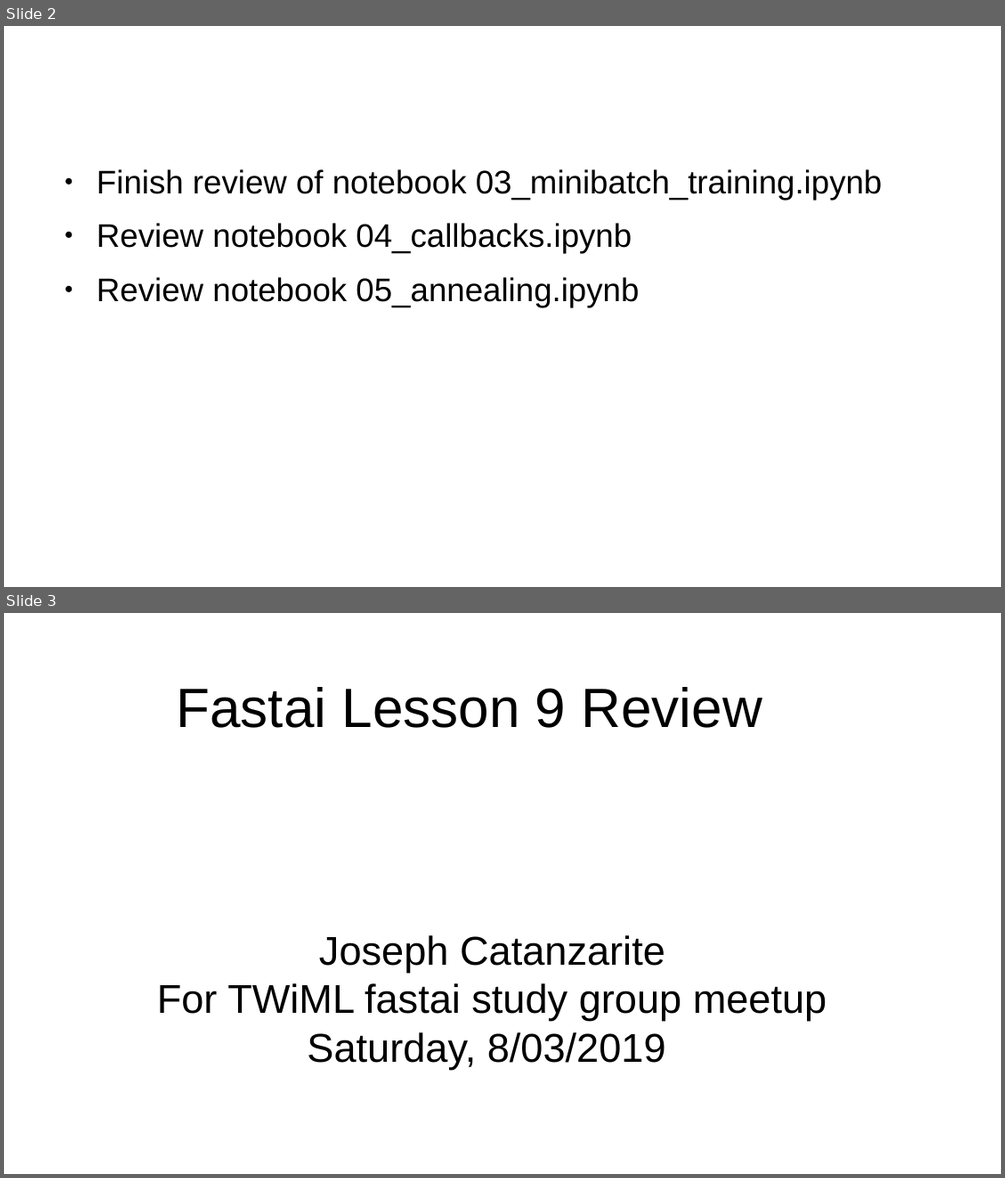
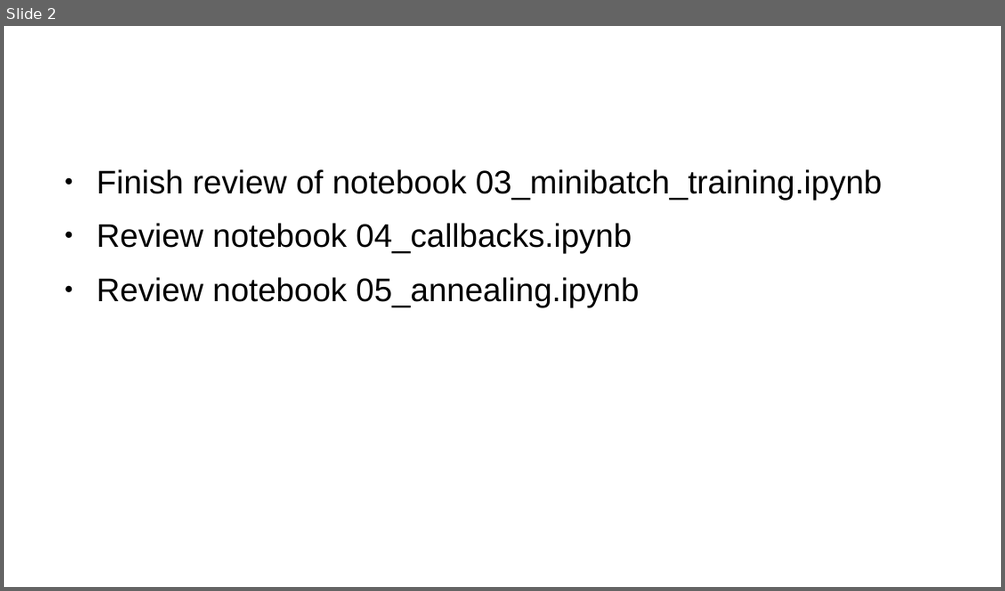
Before and after one commit to jcatanza/Fastai-Deep-Learning-From-the-Foundations-TWiML-Study-Group, a slide deck: fastai_course2_meetup/Foundations_Lesson_9c.pptx. Shown one above the other, each under a label of ours: slides 2 and 3 before the commit, slide 2 after it. The pictures are 1005x1178 and 1005x591 pixels, drawn with LibreOffice and Linux fonts; fonts in the diff are those of the drawing; background and template pictures are left out. Boxes give left, top, right and bottom in pixels: in the first picture for what was removed or moved away, otherwise in the second. Text is boxed around its words. In the diff, an @@ line names an element or a change of style, - is before the commit and + after.

Commit message:
Updated 03_minibatch_training_jcat.ipynb, 04_callbacks_jcat.ipynb; Slides from Saturday 8/10 are in fastai_course2_meetup/Foundations_Lesson_9c.pptx

```diff
--- a/fastai_course2_meetup/Foundations_Lesson_9c.pptx
+++ b/fastai_course2_meetup/Foundations_Lesson_9c.pptx
@@ slide 3 removed at (4,613,1001,1174), background picture (left out) @@
@@ text removed at (176,687,762,728) @@
-Fastai Lesson 9 Review
@@ text removed at (79,706,487,728) @@
-THIS IS YOUR PRESENTATION TITLE
@@ text removed at (157,935,827,1069) @@
-Joseph Catanzarite
-For TWiML fastai study group meetup
-Saturday, 8/03/2019
```
Also in this commit, not shown: 1 slide changed, 5 slides added, 9 other files.
